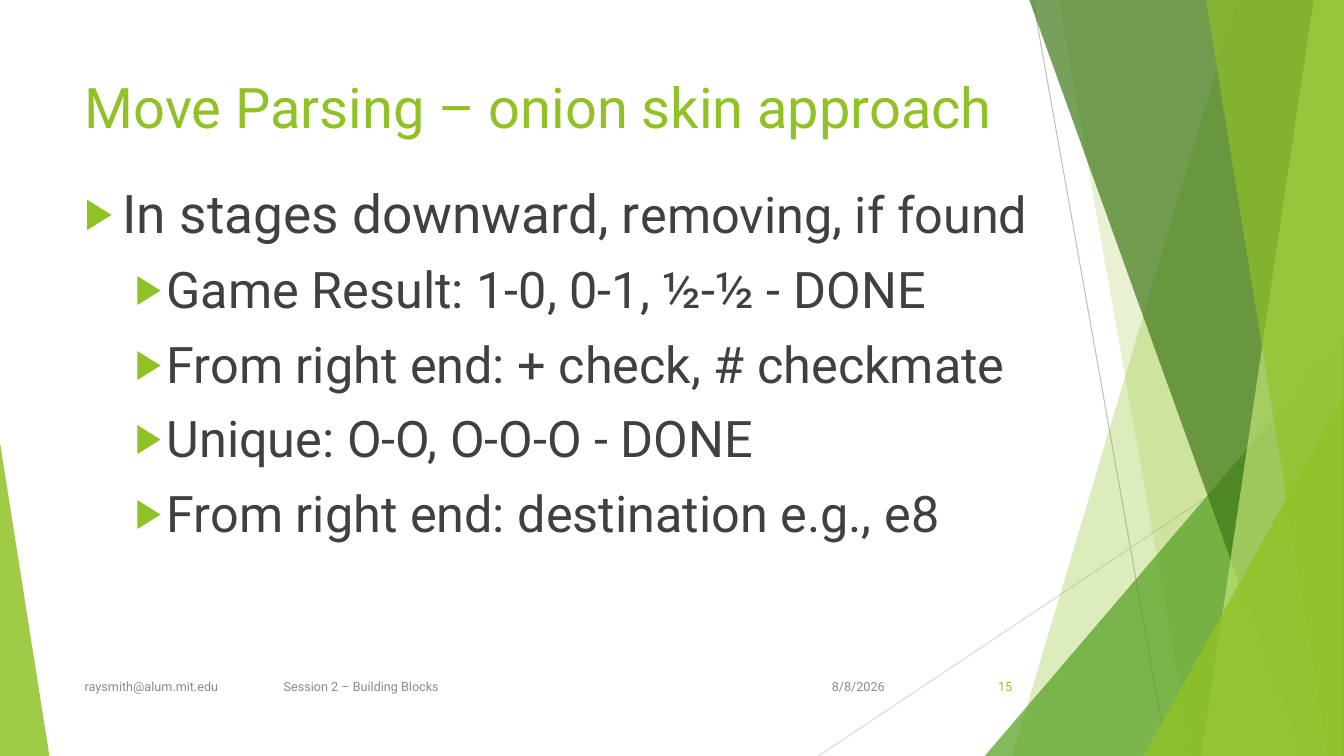
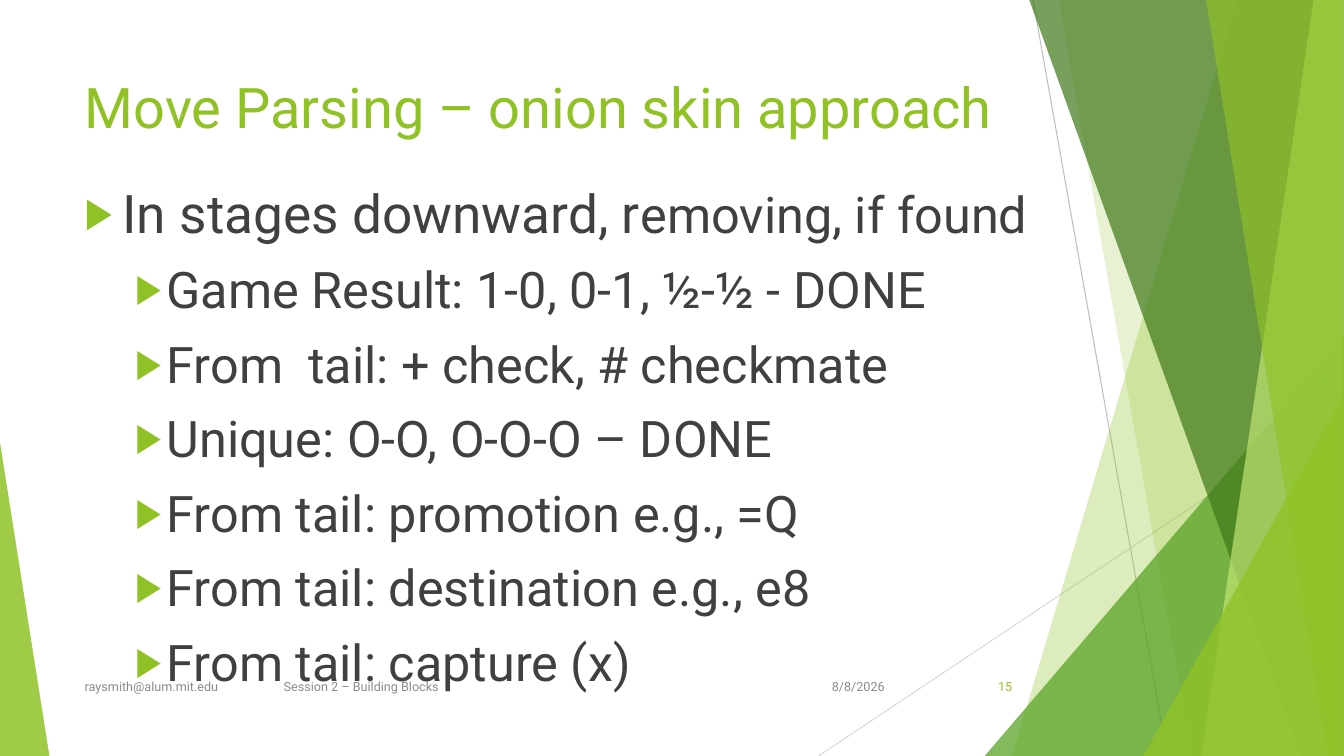
Before and after one commit to raysmith619/chess, a slide deck: slide 15 of Docs/Chess Display and Computers.pptx. Drawn at 1344x756 pixels with LibreOffice and Linux fonts; fonts in the diff are those of the drawing. Boxes give left, top, right and bottom in pixels: in the first picture for what was removed or moved away, otherwise in the second. Text is boxed around its words. In the diff, an @@ line names an element or a change of style, - is before the commit and + after.

Commit message:
A few parsing corrections

```diff
--- a/Docs/Chess Display and Computers.pptx
+++ b/Docs/Chess Display and Computers.pptx
@@ text at <box>167,345,888,693</box>: text changed @@
-  ▶ From right end: + check, # checkmate
-  ▶ Unique: O-O, O-O-O - DONE
-  ▶ From right end: destination e.g., e8
+  ▶ From tail: + check, # checkmate
+  ▶ Unique: O-O, O-O-O – DONE
+  ▶ From tail: promotion e.g., =Q
+  ▶ From tail: destination e.g., e8
+  ▶ From tail: capture (x)
```
Also in this commit, not shown: 23 other slides changed.
